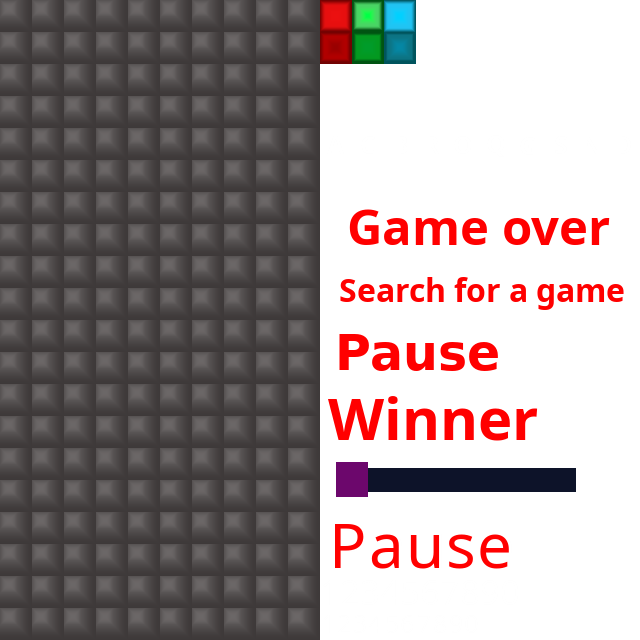
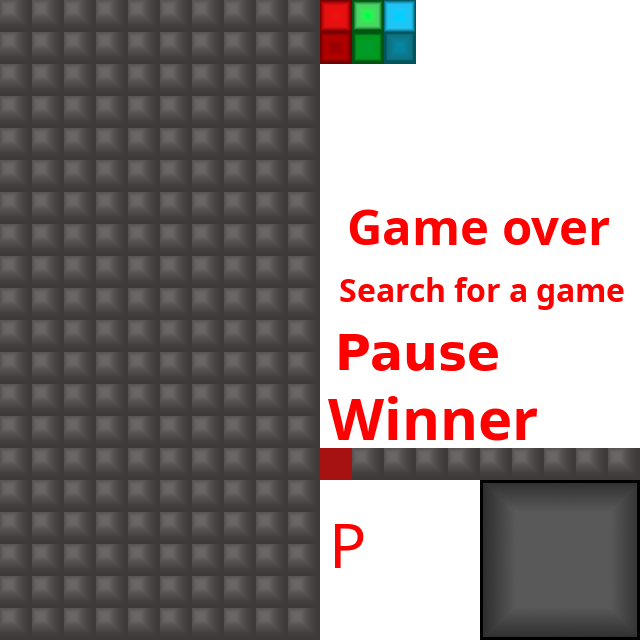
Layers edited between the first and the second 640px x 640px image:
added group "Layer Group" with 6 layers above "bonuses wrap copy" over (371, 523, 512, 569)
hid "Pause #1", moved it into group "Layer Group" over (371, 523, 512, 569)
hid "a", moved it into group "Layer Group" over (371, 534, 399, 569)
hid "u", moved it into group "Layer Group" over (410, 535, 440, 569)
hid "s", moved it into group "Layer Group" over (449, 534, 473, 569)
hid "e", moved it into group "Layer Group" over (480, 534, 509, 569)
renamed "A #1" to "bonuses wrap copy", showed it, painted on it over (320, 448, 640, 490)
added layer "next" above "bonuses wrap" over (480, 480, 640, 640)
hid "bonuses wrap" over (336, 462, 576, 497)
hid "1234567890" over (480, 580, 519, 605)
